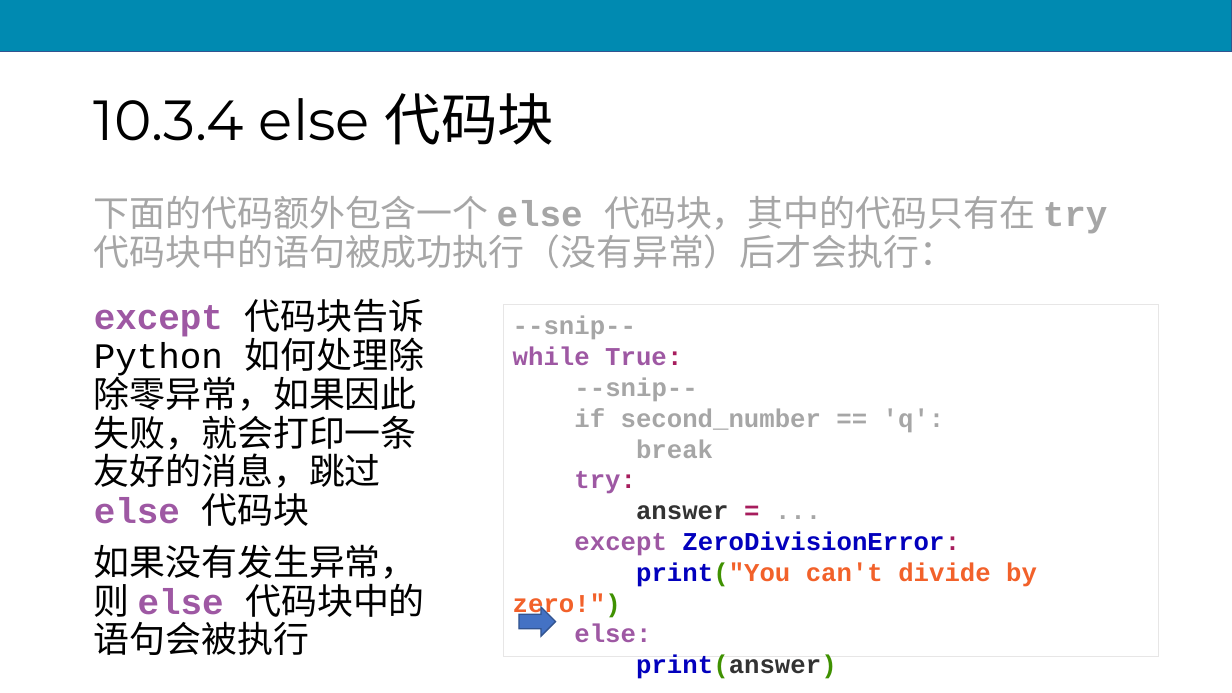
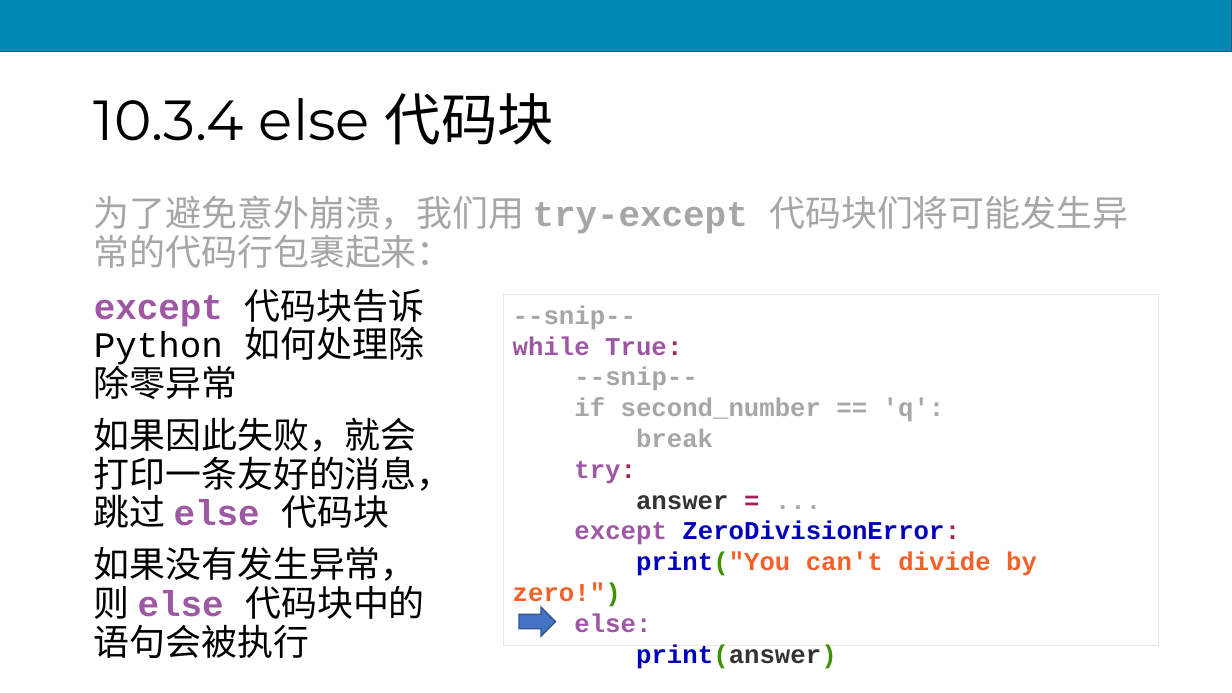
Before and after one commit to scruel/pcc_3e_slides, a slide deck: slide 68 of PPT/python10.pptx (slide 63 before the commit). Drawn at 1232x693 pixels with LibreOffice and Linux fonts; fonts in the diff are those of the drawing. Boxes give left, top, right and bottom in pixels: in the first picture for what was removed or moved away, otherwise in the second. Text is boxed around its words. In the diff, an @@ line names an element or a change of style, - is before the commit and + after.

```diff
--- a/PPT/python10.pptx
+++ b/PPT/python10.pptx
@@ text at [94,196,1128,268]: text changed @@
-下面的代码额外包含一个 else 代码块，其中的代码只有在 try 代码块中的语句被成功执行（没有异常）后才会执行：
+为了避免意外崩溃，我们用 try-except 代码块们将可能发生异常的代码行包裹起来：
@@ text "except 代码块告诉 Python 如何处理除除零异常": place and size @@
-text "except 代码块告诉 Python 如何处理除除零异常" at [94,298,424,655]
+text "except 代码块告诉 Python 如何处理除除零异常" at [94,288,453,658]
@@ text at [94,288,453,528]: text changed @@
-except 代码块告诉 Python 如何处理除除零异常，如果因此失败，就会打印一条友好的消息，跳过 else 代码块
+except 代码块告诉 Python 如何处理除除零异常
+如果因此失败，就会打印一条友好的消息，跳过 else 代码块
@@ rectangle "--snip-- while True:": place and size @@
-rectangle "--snip-- while True:" at [504,305,1159,656]
+rectangle "--snip-- while True:" at [504,294,1159,645]
```
Also in this commit, not shown: 36 other slides changed, 32 slides added, 3 other files.
